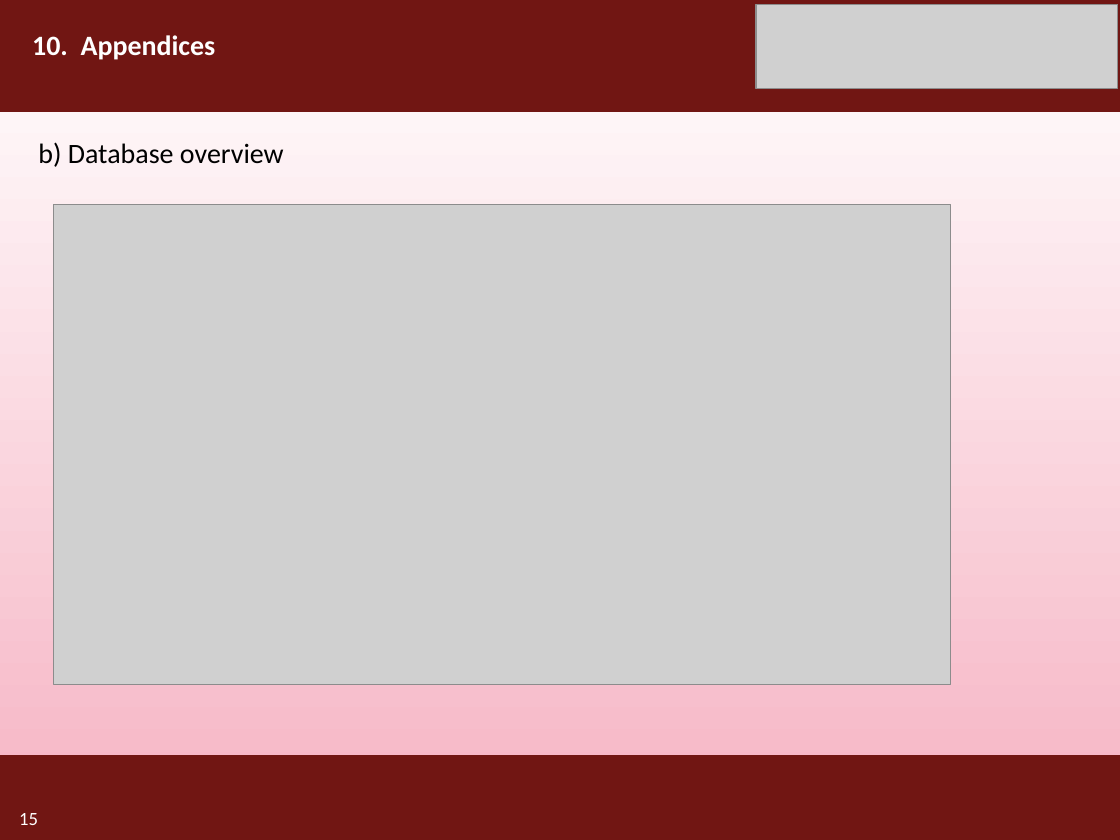
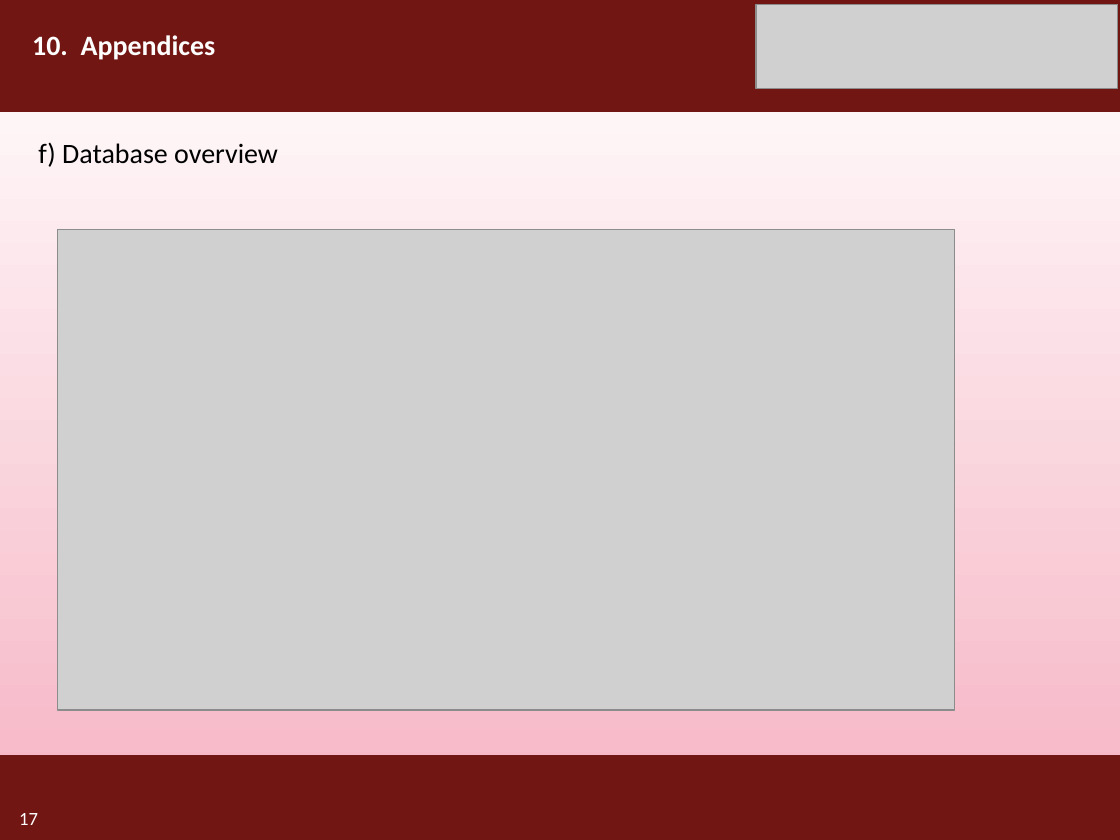
Before and after one commit to Pankajdas0025/BlogScript-website-, a slide deck: slide 17 of assets/Report/BlogScript Presentation.pptx (slide 15 before the commit). Drawn at 1120x840 pixels with LibreOffice and Linux fonts; fonts in the diff are those of the drawing; grey boxes stand for pictures. Boxes give left, top, right and bottom in pixels: in the first picture for what was removed or moved away, otherwise in the second. Text is boxed around its words. In the diff, an @@ line names an element or a change of style, - is before the commit and + after.

```diff
--- a/assets/Report/BlogScript Presentation.pptx
+++ b/assets/Report/BlogScript Presentation.pptx
@@ text at box(38, 143, 278, 167): text changed @@
-b) Database overview
+f) Database overview
@@ picture: place and size @@
-picture at box(54, 204, 951, 684)
+picture at box(57, 230, 954, 710)
@@ page number at box(19, 813, 38, 825): text changed @@
-15
+17
```
Also in this commit, not shown: 3 other slides changed, 2 slides added, 2 other files.
